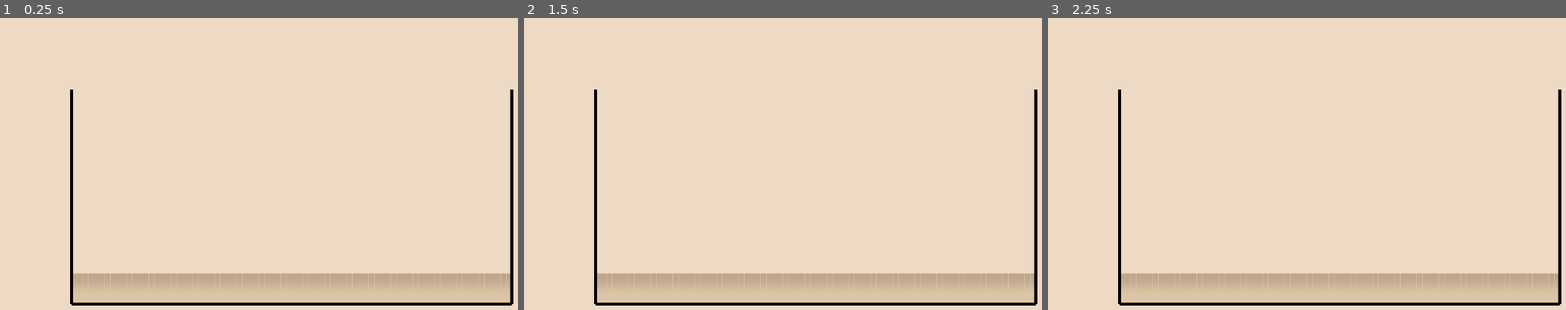
Above: before the commit, frames 1-3 (left to right).
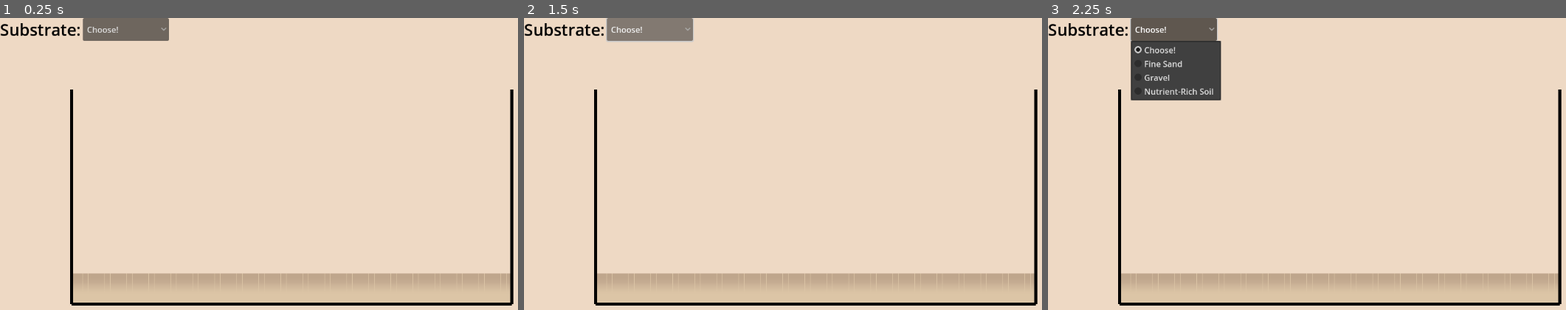
Above: after the commit, the same moments.

Repository: jac192133/Ecobana
Game: Godot game, scene res://scenes/MainScene.tscn
Same seed, same stepped clock (60 frames per second), same inputs: the game is played once before the commit and once after it.
Inputs (mouse positions are in pixels of both pictures, inside the frame that each line leads up to):
- Up to frame 1 (0.25 s): no input
- Up to frame 2 (1.5 s): click (648, 29) at 0.5 s, where only the run after the commit has a clickable "Choose!"; click (648, 29) at 1.25 s, where only the run after the commit has a clickable "Choose!"
- Up to frame 3 (2.25 s): click (1172, 29) at 2 s, where only the run after the commit has a clickable "Choose!"

The runs differ from the first frame. In frame 1, 1.6% of the frame differs, in the area x 0-33%, y 0-8%; in frame 2, 1.7%; in frame 3, 5.2%, in the area x 0-34%, y 0-29%.

Commit message:
added substrate UI, nonfunctional

Diff:
--- a/ecobana_reworked/scenes/MainScene.tscn
+++ b/ecobana_reworked/scenes/MainScene.tscn
@@ -1,6 +1,7 @@
-[gd_scene load_steps=3 format=3 uid="uid://ds13lhqlantwb"]
+[gd_scene load_steps=4 format=3 uid="uid://ds13lhqlantwb"]
 
 [ext_resource type="Shader" path="res://shaders/substrate_gradient_shader.gdshader" id="1_nrpga"]
+[ext_resource type="Script" path="res://scenes/ui_handler.gd" id="2_k81yj"]
 
 [sub_resource type="ShaderMaterial" id="ShaderMaterial_m7d6k"]
 shader = ExtResource("1_nrpga")
@@ -42,3 +43,34 @@
 points = PackedVector2Array(140, 560, 1000, 560)
 width = 6.0
 default_color = Color(0, 0, 0, 1)
+
+[node name="Control" type="Control" parent="."]
+layout_mode = 3
+anchors_preset = 0
+offset_right = 40.0
+offset_bottom = 40.0
+script = ExtResource("2_k81yj")
+
+[node name="HBoxContainer" type="HBoxContainer" parent="Control"]
+layout_mode = 0
+offset_right = 40.0
+offset_bottom = 40.0
+
+[node name="SubstrateLabel" type="Label" parent="Control/HBoxContainer"]
+z_index = 3
+layout_mode = 2
+theme_override_colors/font_color = Color(0, 0, 0, 1)
+theme_override_font_sizes/font_size = 32
+text = "Substrate:"
+
+[node name="SubstrateDropdown" type="OptionButton" parent="Control/HBoxContainer"]
+layout_mode = 2
+selected = 0
+item_count = 4
+popup/item_0/text = "Choose!"
+popup/item_1/text = "Fine Sand"
+popup/item_1/id = 1
+popup/item_2/text = "Gravel"
+popup/item_2/id = 2
+popup/item_3/text = "Nutrient-Rich Soil"
+popup/item_3/id = 3
--- /dev/null
+++ b/ecobana_reworked/scenes/ui_handler.gd
@@ -0,0 +1,21 @@
+extends Control
+
+@onready var substrate_dropdown = $HBoxContainer/SubstrateDropdown
+@onready var substrate = get_node("../Substrate") # Adjust if needed
+
+# Substrate colors
+var substrate_colors = {
+	"Fine Sand": Color(0.862745, 0.772549, 0.65098, 1),  # Light beige
+	"Gravel": Color(0.77, 0.65, 0.49, 1),               # Warm brown
+	"Nutrient-Rich Soil": Color(0.55, 0.42, 0.3, 1)     # Dark brown
+}
+
+func _ready():
+	substrate_dropdown.item_selected.connect(_on_substrate_selected)
+
+func _on_substrate_selected(index):
+	var selected_text = substrate_dropdown.get_item_text(index)
+
+	# Update substrate color if it's a valid selection
+	if selected_text in substrate_colors:
+		substrate.color = substrate_colors[selected_text]
